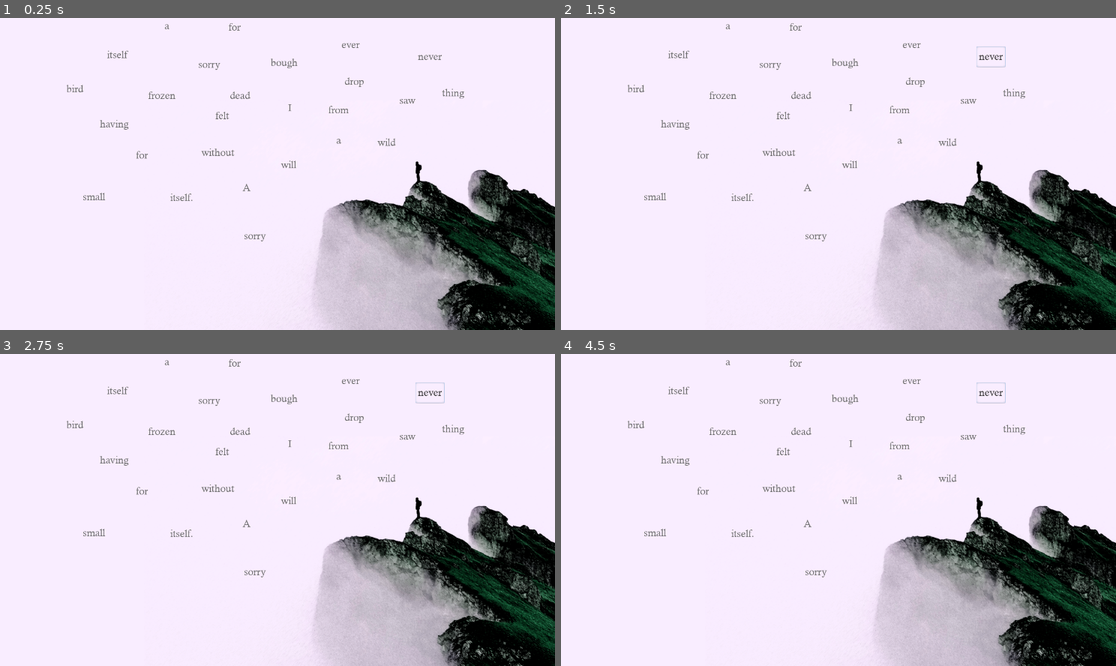
Above: before the commit, frames 1-4 (two rows, left to right).
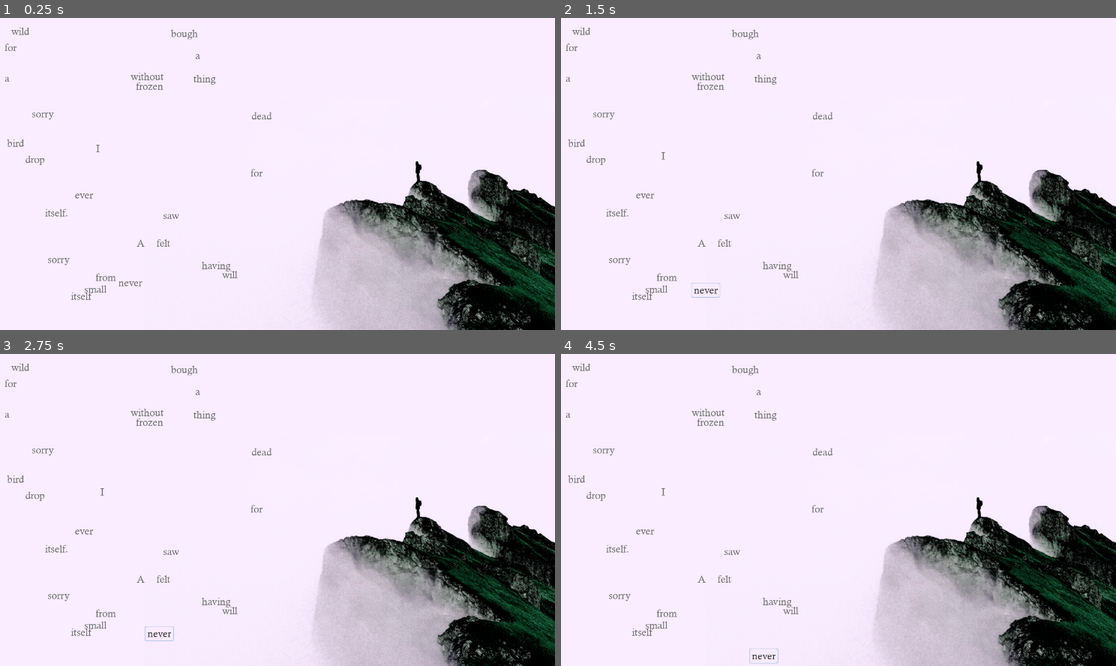
Above: after the commit, the same moments.

Repository: uknable/self-pity
Game: Godot game, scene res://self-pity.tscn
The game is run twice, just before and just after one commit, with the same random seed, the same clock (stepped at 60 frames per second) and the same inputs.
Inputs:
- Up to frame 1 (0.25 s): no input
- Up to frame 2 (1.5 s): click "I" at 0.5 s; click "never" at 1.25 s
- Up to frame 3 (2.75 s): click "never" at 2 s
- Up to frame 4 (4.5 s): click "never" at 2.75 s; click "never" at 3.5 s; click "never" at 4.25 s

The runs differ from the first frame. In frame 1, 2.0% of the frame differs, in the area x 0-100%, y 1-100%; in frame 2, 2.1%; in frame 3, 2.1%; in frame 4, 2.1%.

Commit message:
add button merging

Diff:
--- a/ScatteredText.gd
+++ b/ScatteredText.gd
@@ -1,9 +1,64 @@
 extends Node2D
 
-const LINESPACE = 55
+var margin
+const WORD_PADDING = 50
 const SELF_PITY = [
 	"I never saw a wild thing",
 	"sorry for itself.",
 	"A small bird will drop frozen dead from a bough",
 	"without ever having felt sorry for itself"
 ]
+var wordBut = load("res://button.tscn") as PackedScene
+
+func _ready():
+	margin = get_viewport().size.x/20
+
+	randomize()
+
+	print("margin: ", margin, ", viewport: ", get_viewport().size.x, " x ", get_viewport().size.y) #dev
+
+	var wordPos = []
+
+	for line in SELF_PITY:
+		var newLine = line.split(" ")
+		var lineNum = SELF_PITY.find(line)
+		var wordNum = 0
+
+		for word in newLine:
+			var b = wordBut.instance()
+			b.text = word
+
+			var pos = randomPos()
+
+
+			if wordPos.size() != 0:
+				for position in wordPos:
+					var xGap = abs(position[0] - pos[0])
+					var yGap = abs(position[1] - pos[1])
+					while (xGap <= WORD_PADDING || yGap <= WORD_PADDING):
+						pos = randomPos()
+						xGap = abs(position[0] - pos[0])
+						yGap = abs(position[1] - pos[1])
+						print("Word: ", word, ". wordPos index: ", wordPos.find(position), ". Remaking pos because ", pos, " is too close to ", position, ". xGap: ", xGap, ". yGap: ", yGap) #dev
+
+
+			wordPos.append(pos)
+			print("wordPos index: ", wordPos.size()-1, ". Appending new pos: ", pos) #dev
+			b.set_position(Vector2(pos[0], pos[1]))
+			add_child(b)
+
+			word_manager.wordDict[b] = [
+				lineNum,
+				wordNum,
+				word
+			]
+			wordNum += 1
+
+
+	print(wordPos) #dev
+	print(word_manager.wordDict) #dev
+
+func randomPos():
+	var xPos = int(rand_range(margin, get_viewport().size.x/2))
+	var yPos = int(rand_range(margin, get_viewport().size.y - margin))
+	return [xPos, yPos]
--- /dev/null
+++ b/button.gd
@@ -0,0 +1,23 @@
+extends Button
+
+var down = false
+
+func _ready():
+	connect("button_down", self, "_on_WordButton_button_down")
+	connect("button_up", self, "_on_WordButton_button_up")
+
+func _process(delta):
+	if (down && Input.is_action_pressed("left_mouse")):
+		self.set_position(get_viewport().get_mouse_position())
+
+func _on_WordButton_button_down():
+	down = true
+	print(down)
+
+func _on_WordButton_button_up():
+	down = false
+	print(down)
+
+	# if self.index is next to a button that is of one index difference:
+	# 	append this name to the leftmost indexed button
+	# 	delete this button
--- /dev/null
+++ b/button.tscn
@@ -0,0 +1,13 @@
+[gd_scene load_steps=3 format=2]
+
+[ext_resource path="res://fonts/calistaMT33.tres" type="DynamicFont" id=1]
+[ext_resource path="res://button.gd" type="Script" id=2]
+
+[node name="WordButton" type="Button"]
+custom_fonts/font = ExtResource( 1 )
+custom_colors/font_color = Color( 0.439216, 0.439216, 0.439216, 1 )
+custom_colors/font_color_hover = Color( 0.227451, 0.223529, 0.223529, 1 )
+custom_colors/font_color_pressed = Color( 0, 0, 0, 1 )
+text = "I"
+flat = true
+script = ExtResource( 2 )
--- a/project.godot
+++ b/project.godot
@@ -19,10 +19,24 @@
 run/main_scene="res://self-pity.tscn"
 config/icon="res://icon.png"
 
+[autoload]
+
+word_manager="*res://word_manager.gd"
+
 [display]
 
 window/size/width=1366
 window/size/height=768
+window/size/borderless=true
+window/size/fullscreen=true
+
+[input]
+
+left_mouse={
+"deadzone": 0.5,
+"events": [ Object(InputEventMouseButton,"resource_local_to_scene":false,"resource_name":"","device":0,"alt":false,"shift":false,"control":false,"meta":false,"command":false,"button_mask":0,"position":Vector2( 0, 0 ),"global_position":Vector2( 0, 0 ),"factor":1.0,"button_index":1,"pressed":false,"doubleclick":false,"script":null)
+ ]
+}
 
 [rendering]
 
--- a/self-pity.tscn
+++ b/self-pity.tscn
@@ -6,6 +6,7 @@
 [ext_resource path="res://fonts/goudyEB50.tres" type="DynamicFont" id=4]
 [ext_resource path="res://fonts/calistaMT33.tres" type="DynamicFont" id=5]
 [ext_resource path="res://ScatteredText.gd" type="Script" id=6]
+[ext_resource path="res://button.tscn" type="PackedScene" id=7]
 
 [sub_resource type="Animation" id=1]
 resource_name = "bird"
@@ -24,11 +25,10 @@
 }
 
 [node name="self-pity" type="Node2D"]
-position = Vector2( 606.127, 360.4 )
 script = ExtResource( 1 )
 __meta__ = {
-"_edit_horizontal_guides_": [ 630.0 ],
-"_edit_vertical_guides_": [ 140.0 ]
+"_edit_horizontal_guides_": [ 150.0 ],
+"_edit_vertical_guides_": [  ]
 }
 
 [node name="Sprite" type="Sprite" parent="."]
@@ -42,20 +42,15 @@
 anims/bird = SubResource( 1 )
 
 [node name="background" type="TextureRect" parent="."]
-margin_left = -606.0
-margin_top = -360.0
-margin_right = 760.0
-margin_bottom = 411.0
+margin_right = 1366.0
+margin_bottom = 771.0
 texture = ExtResource( 3 )
 expand = true
-__meta__ = {
-"_edit_lock_": true
-}
 
 [node name="FinishedText" type="Node2D" parent="."]
 editor/display_folded = true
 visible = false
-position = Vector2( -466.127, 29.6 )
+position = Vector2( 142, 425 )
 
 [node name="Title" type="RichTextLabel" parent="FinishedText"]
 margin_left = -0.355164
@@ -119,22 +114,14 @@
 override_selected_font_color = true
 
 [node name="ScatteredText" type="Node2D" parent="."]
-position = Vector2( -466.127, -360 )
 script = ExtResource( 6 )
 
-[node name="I" type="Button" parent="ScatteredText"]
-margin_left = 604.882
-margin_top = 238.318
-margin_right = 638.882
-margin_bottom = 285.318
-custom_fonts/font = ExtResource( 5 )
-custom_colors/font_color = Color( 0.439216, 0.439216, 0.439216, 1 )
-custom_colors/font_color_hover = Color( 0.227451, 0.223529, 0.223529, 1 )
-custom_colors/font_color_pressed = Color( 0, 0, 0, 1 )
-text = "I"
-flat = true
-
-[node name="never" type="Button" parent="ScatteredText"]
+[node name="backup" type="Node2D" parent="."]
+visible = false
+
+[node name="I" parent="backup" instance=ExtResource( 7 )]
+
+[node name="never" type="Button" parent="backup"]
 margin_left = 907.683
 margin_top = 121.146
 margin_right = 974.683
@@ -146,7 +133,7 @@
 text = "never"
 flat = true
 
-[node name="saw" type="Button" parent="ScatteredText"]
+[node name="saw" type="Button" parent="backup"]
 margin_left = 866.057
 margin_top = 221.051
 margin_right = 915.057
@@ -158,7 +145,7 @@
 text = "saw"
 flat = true
 
-[node name="a" type="Button" parent="ScatteredText"]
+[node name="a" type="Button" parent="backup"]
 margin_left = 717.122
 margin_top = 311.706
 margin_right = 751.122
@@ -170,7 +157,7 @@
 text = "a"
 flat = true
 
-[node name="wild" type="Button" parent="ScatteredText"]
+[node name="wild" type="Button" parent="backup"]
 margin_left = 816.243
 margin_top = 316.951
 margin_right = 869.243
@@ -182,7 +169,7 @@
 text = "wild"
 flat = true
 
-[node name="thing" type="Button" parent="ScatteredText"]
+[node name="thing" type="Button" parent="backup"]
 margin_left = 963.188
 margin_top = 203.783
 margin_right = 1025.19
@@ -194,7 +181,7 @@
 text = "thing"
 flat = true
 
-[node name="sorry" type="Button" parent="ScatteredText"]
+[node name="sorry" type="Button" parent="backup"]
 margin_left = 512.068
 margin_top = 529.712
 margin_right = 573.068
@@ -206,7 +193,7 @@
 text = "sorry"
 flat = true
 
-[node name="for" type="Button" parent="ScatteredText"]
+[node name="for" type="Button" parent="backup"]
 margin_left = 266.002
 margin_top = 346.242
 margin_right = 305.002
@@ -218,7 +205,7 @@
 text = "for"
 flat = true
 
-[node name="itself" type="Button" parent="ScatteredText"]
+[node name="itself" type="Button" parent="backup"]
 margin_left = 343.707
 margin_top = 443.373
 margin_right = 407.707
@@ -230,7 +217,7 @@
 text = "itself."
 flat = true
 
-[node name="A" type="Button" parent="ScatteredText"]
+[node name="A" type="Button" parent="backup"]
 margin_left = 507.751
 margin_top = 419.63
 margin_right = 541.751
@@ -242,7 +229,7 @@
 text = "A"
 flat = true
 
-[node name="small" type="Button" parent="ScatteredText"]
+[node name="small" type="Button" parent="backup"]
 margin_left = 145.128
 margin_top = 441.215
 margin_right = 208.128
@@ -254,7 +241,7 @@
 text = "small"
 flat = true
 
-[node name="bird" type="Button" parent="ScatteredText"]
+[node name="bird" type="Button" parent="backup"]
 margin_left = 108.434
 margin_top = 195.149
 margin_right = 158.434
@@ -266,7 +253,7 @@
 text = "bird"
 flat = true
 
-[node name="will" type="Button" parent="ScatteredText"]
+[node name="will" type="Button" parent="backup"]
 margin_left = 596.248
 margin_top = 367.827
 margin_right = 643.248
@@ -278,7 +265,7 @@
 text = "will"
 flat = true
 
-[node name="drop" type="Button" parent="ScatteredText"]
+[node name="drop" type="Button" parent="backup"]
 margin_left = 740.866
 margin_top = 177.881
 margin_right = 796.866
@@ -290,7 +277,7 @@
 text = "drop"
 flat = true
 
-[node name="frozen" type="Button" parent="ScatteredText"]
+[node name="frozen" type="Button" parent="backup"]
 margin_left = 294.062
 margin_top = 210.258
 margin_right = 368.062
@@ -302,7 +289,7 @@
 text = "frozen"
 flat = true
 
-[node name="dead" type="Button" parent="ScatteredText"]
+[node name="dead" type="Button" parent="backup"]
 margin_left = 479.691
 margin_top = 210.258
 margin_right = 537.691
@@ -314,7 +301,7 @@
 text = "dead"
 flat = true
 
-[node name="from" type="Button" parent="ScatteredText"]
+[node name="from" type="Button" parent="backup"]
 margin_left = 704.172
 margin_top = 242.635
 margin_right = 762.172
@@ -326,7 +313,7 @@
 text = "from"
 flat = true
 
-[node name="a2" type="Button" parent="ScatteredText"]
+[node name="a2" type="Button" parent="backup"]
 margin_left = 326.439
 margin_top = 50.5315
 margin_right = 360.439
@@ -338,7 +325,7 @@
 text = "a"
 flat = true
 
-[node name="bough" type="Button" parent="ScatteredText"]
+[node name="bough" type="Button" parent="backup"]
 margin_left = 572.505
 margin_top = 134.712
 margin_right = 645.505
@@ -350,7 +337,7 @@
 text = "bough"
 flat = true
 
-[node name="without" type="Button" parent="ScatteredText"]
+[node name="without" type="Button" parent="backup"]
 margin_left = 414.937
 margin_top = 339.767
 margin_right = 501.937
@@ -362,7 +349,7 @@
 text = "without"
 flat = true
 
-[node name="ever" type="Button" parent="ScatteredText"]
+[node name="ever" type="Button" parent="backup"]
 margin_left = 734.39
 margin_top = 93.701
 margin_right = 788.39
@@ -374,7 +361,7 @@
 text = "ever"
 flat = true
 
-[node name="having" type="Button" parent="ScatteredText"]
+[node name="having" type="Button" parent="backup"]
 margin_left = 183.98
 margin_top = 275.012
 margin_right = 261.98
@@ -386,7 +373,7 @@
 text = "having"
 flat = true
 
-[node name="felt" type="Button" parent="ScatteredText"]
+[node name="felt" type="Button" parent="backup"]
 margin_left = 447.314
 margin_top = 255.586
 margin_right = 490.314
@@ -398,7 +385,7 @@
 text = "felt"
 flat = true
 
-[node name="sorry2" type="Button" parent="ScatteredText"]
+[node name="sorry2" type="Button" parent="backup"]
 margin_left = 408.461
 margin_top = 139.029
 margin_right = 469.461
@@ -410,7 +397,7 @@
 text = "sorry"
 flat = true
 
-[node name="for2" type="Button" parent="ScatteredText"]
+[node name="for2" type="Button" parent="backup"]
 margin_left = 476.747
 margin_top = 54.0281
 margin_right = 515.747
@@ -422,7 +409,7 @@
 text = "for"
 flat = true
 
-[node name="itself2" type="Button" parent="ScatteredText"]
+[node name="itself2" type="Button" parent="backup"]
 margin_left = 196.931
 margin_top = 117.444
 margin_right = 260.931
@@ -433,4 +420,3 @@
 custom_colors/font_color_pressed = Color( 0, 0, 0, 1 )
 text = "itself"
 flat = true
-[connection signal="gui_input" from="ScatteredText/I" to="." method="_on_I_gui_input"]
--- /dev/null
+++ b/word_manager.gd
@@ -0,0 +1,3 @@
+extends Node
+
+var wordDict = {}
Not shown: 1 places in self-pity.tscn that only renumber resources
